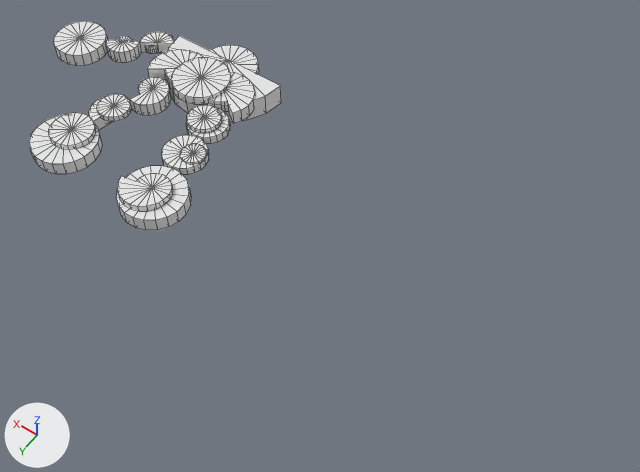
What one commit did to the FBX model Assets/Alexis_/Props/crane/crane_2.FBX.
Camera for both pictures: a camera (50 mm lens) standing at (-27.9, 103.6, 132.0) and looking at (38.0, 11.3, -13.1). Lighting does not change. The marker at lower left points along +X, +Y and +Z. Mesh edges are drawn as thin lines.

The scene before the commit, as lines of its bpy script (objects in view):
```python
me_mesh = bpy.data.meshes.new('Mesh')
me_mesh.from_pydata(...)  # 784 vertices, 987 faces; spans x -18.9..38.5, y -13.6..37.6, z -2.7..3.8
ob_crane = bpy.data.objects.new('Crane', me_mesh)
ob_crane.location = (75.8, 0.0, 0.0)
```
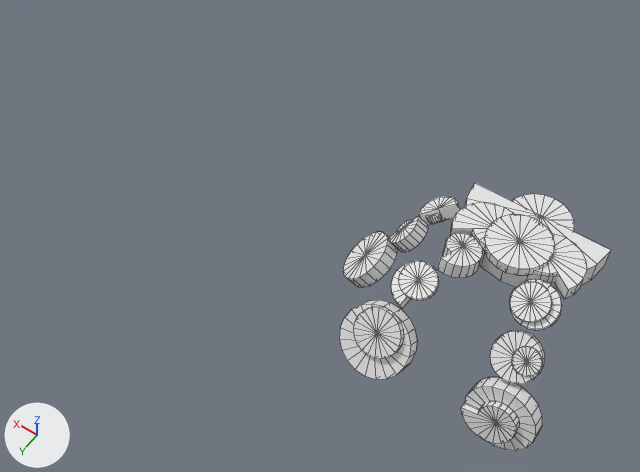
Commit message: Crane Mesh Update 1

Location of each change, (x1, y1, x2, y2) in pixels of the pictures (640 x 472 px; the box of a moved part takes in the faces that stretch with it):
'Crane', reshaped, moved (8% wider, 28% taller): before (29, 21, 281, 230); after (339, 183, 611, 451)
part 1 of me_mesh, moved or reshaped: before (187, 105, 222, 133); after (510, 281, 552, 323)
part 2 of me_mesh, moved or reshaped: before (162, 135, 209, 175); after (490, 330, 545, 384)
part 3 of me_mesh, moved or reshaped: before (180, 144, 207, 164); after (512, 346, 542, 377)
part 4 of me_mesh, moved or reshaped: before (116, 166, 191, 230); after (464, 377, 542, 451)
part 5 of me_mesh, moved or reshaped: before (117, 173, 173, 210); after (461, 402, 519, 444)
part 6 of me_mesh, moved or reshaped: before (129, 77, 171, 115); after (437, 233, 483, 278)
part 7 of me_mesh, moved or reshaped: before (89, 97, 112, 130); after (391, 261, 435, 309)
part 8 of me_mesh, moved or reshaped: before (97, 94, 131, 121); after (399, 261, 439, 301)
part 9 of me_mesh, moved or reshaped: before (29, 114, 102, 174); after (339, 300, 417, 380)
part 10 of me_mesh, moved or reshaped: before (49, 113, 96, 149); after (354, 307, 404, 359)
part 11 of me_mesh, moved or reshaped: before (140, 32, 174, 53); after (419, 197, 460, 225)
part 12 of me_mesh, moved or reshaped: before (145, 45, 158, 53); after (426, 213, 442, 223)
part 13 of me_mesh, moved or reshaped: before (106, 40, 142, 62); after (388, 216, 428, 252)
part 14 of me_mesh, moved or reshaped: before (54, 21, 108, 65); after (343, 232, 397, 288)
part 15 of me_mesh, moved or reshaped: before (116, 36, 133, 41); after (397, 220, 412, 231)
part 16 of me_mesh, moved or reshaped: before (187, 108, 230, 144); after (510, 279, 562, 331)

The edits, one by one:
me_mesh is used by ob_crane; location (75.8, 0.0, 0.0).
me_mesh had 784 vertices, 987 faces and spanned x -18.9..38.5, y -13.6..37.6, z -2.7..3.8.
me_mesh now has 784 vertices, 987 faces and spans x -18.9..30.7, y -13.6..34.1, z -22.7..4.6.
me_mesh part 1: the loose piece of 41 vertices spanning x -10.9..-3.8, y 6.3..13.4, z 1.5..2.5 is turned -30 degrees about the x axis through its middle, then moved by (0.0, 1.0, -0.8).
me_mesh part 2: the loose piece of 42 vertices spanning x -14.4..-5.2, y 14.3..23.5, z -0.3..1.5 is turned -45 degrees about the x axis through its middle, then moved by (0.0, -0.8, -6.0).
me_mesh part 3: the loose piece of 41 vertices spanning x -14.4..-9.1, y 15.9..21.1, z 1.5..1.9 is turned -45 degrees about the x axis through its middle, then moved by (0.0, 0.1, -6.0).
me_mesh part 4: the loose piece of 42 vertices spanning x -18.9..-4.9, y 23.7..37.6, z -1.5..1.5 is turned -75 degrees about the x axis through its middle, then moved by (0.0, -6.7, -15.6).
me_mesh part 5: the loose piece of 43 vertices spanning x -15.6..-5.0, y 26.8..36.2, z 1.2..2.8 is turned -75 degrees about the x axis through its middle, then moved by (0.0, -5.5, -17.9).
me_mesh part 6: the loose piece of 44 vertices spanning x 4.0..11.4, y 5.2..14.3, z -1.5..1.5 is turned 10 degrees about the x axis through the mesh origin.
me_mesh part 7: the loose piece of 24 vertices spanning x 9.8..15.2, y 14.2..23.4, z -1.5..1.5 is turned -25 degrees about the x axis through its middle, then moved by (0.0, 0.8, 0.8).
me_mesh part 8: the loose piece of 42 vertices spanning x 7.2..14.2, y 14.4..21.3, z 0.8..2.0 is turned -25 degrees about the x axis through its middle, then moved by (0.0, 1.5, 1.1).
me_mesh part 9: the loose piece of 42 vertices spanning x 5.6..19.6, y 23.4..37.4, z -1.5..1.5 is turned -55 degrees about the x axis through its middle, then moved by (0.0, -1.5, -6.4).
me_mesh part 10: the loose piece of 41 vertices spanning x 7.8..17.1, y 23.5..32.8, z 1.3..2.5 is turned -55 degrees about the x axis through its middle, then moved by (0.0, 1.0, -5.4).
me_mesh part 11: the loose piece of 24 vertices spanning x 14.0..21.2, y -6.8..-1.0, z -1.5..1.5 is turned 30 degrees about the y axis through its middle, then moved by (-1.1, 4.6, -0.6).
me_mesh part 12: the loose piece of 24 vertices spanning x 17.2..19.9, y -3.1..-0.9, z -0.6..0.6 is turned 30 degrees about the y axis through its middle, then moved by (-1.2, 4.6, -1.0).
me_mesh part 13: the loose piece of 24 vertices spanning x 20.2..27.4, y -1.0..4.8, z -1.5..1.5 is multiplied about its middle by the matrix ((0.691, -0.25, 0.679), (0.129, 0.966, 0.224), (-0.712, -0.067, 0.699)), then moved by (-3.5, 4.9, -4.3).
me_mesh part 14: the loose piece of 42 vertices spanning x 26.8..38.5, y 0.0..11.7, z -1.5..1.5 is multiplied about its middle by the matrix ((0.691, -0.25, 0.679), (0.129, 0.966, 0.224), (-0.712, -0.067, 0.699)), then moved by (-7.2, 5.9, -10.8).
me_mesh part 15: the loose piece of 24 vertices spanning x 22.1..26.3, y -1.2..2.1, z -0.9..0.9 is multiplied about its middle by the matrix ((0.691, -0.25, 0.679), (0.129, 0.966, 0.224), (-0.712, -0.067, 0.699)), then moved by (-3.3, 5.0, -4.5).
me_mesh part 16: 41 vertices removed from x -12.6..-3.8, y 5.3..14.2, z -0.3..1.5; 41 vertices added at x -12.6..-3.8, y 5.8..14.4, z -2.9..3.1.
Object 'Crane' (ob_crane) moves from (75.8, 0.0, 0.0) to (0.0, 0.0, 0.0).
